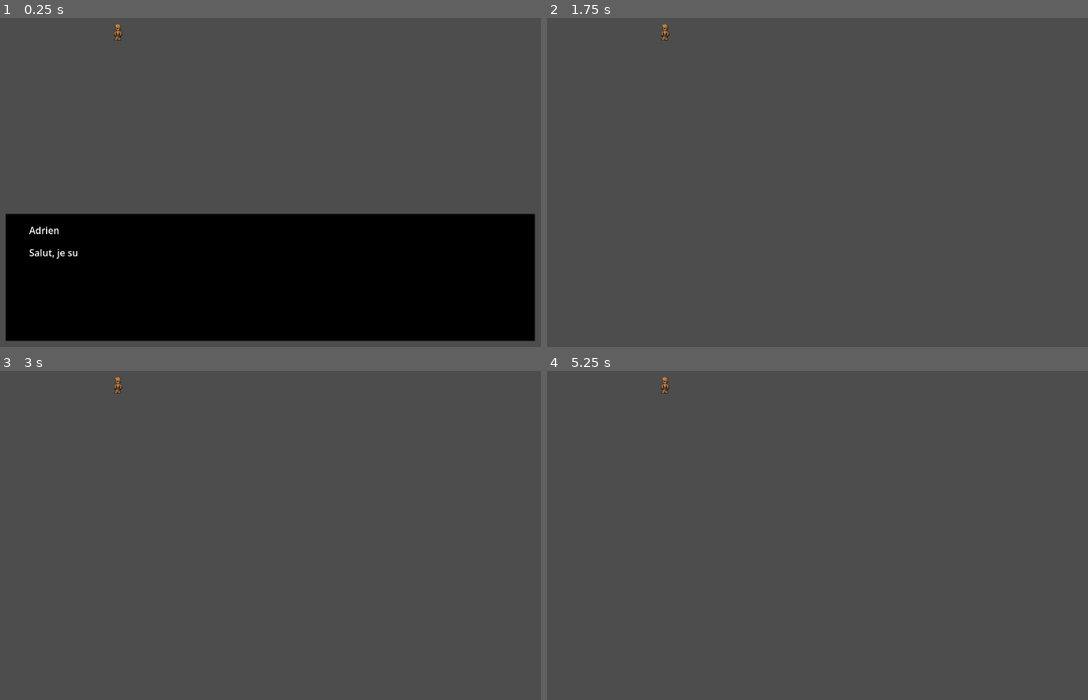
Above: before the commit, frames 1-4 (two rows, left to right).
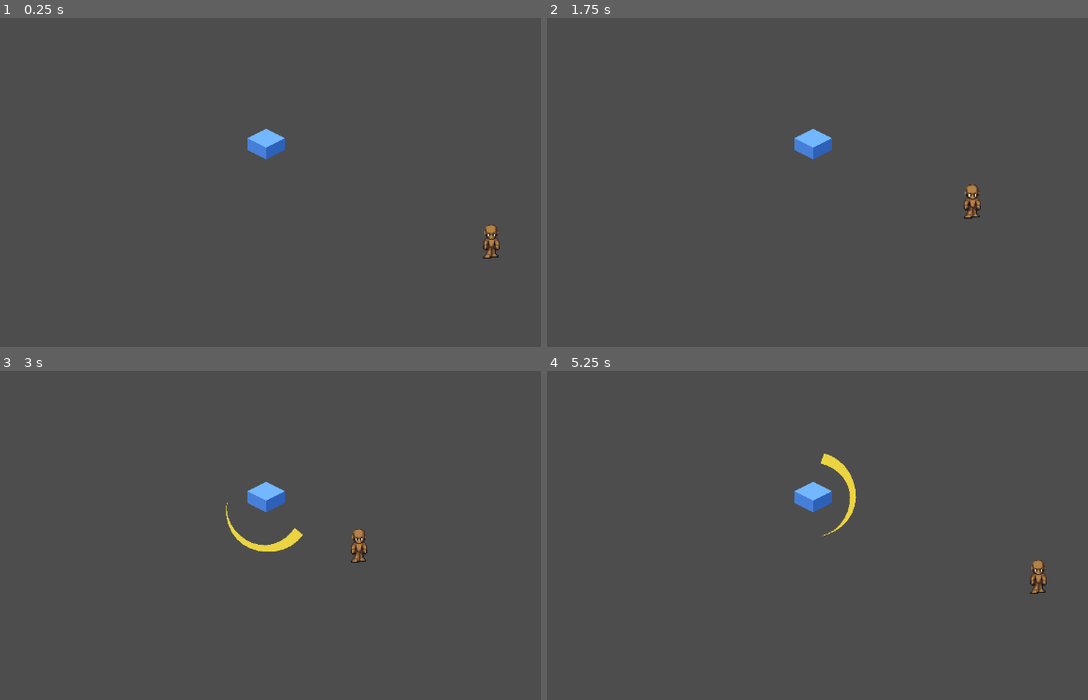
Above: after the commit, the same moments.

Repository: NoeRoberties/Odomat
Game: Godot game, scene res://test_map.tscn
Same seed, same stepped clock (60 frames per second), same inputs: the game is played once before the commit and once after it. This scene is started directly instead of the project's main scene.
Inputs (mouse positions are in pixels of both pictures, inside the frame that each line leads up to):
- Up to frame 1 (0.25 s): no input
- Up to frame 2 (1.75 s): tap Enter at 0.5 s; move the mouse to (979, 129) at 0.52 s; hold Right (ui_right) 0.53-1.28 s; hold Space (interact_npc, bound only after the commit) 0.53-1.28 s; click (979, 129) at 0.67 s; move the mouse to (666, 172) at 1.27 s; hold Down (ui_down) from 1.28 s (still down); tap Space (interact_npc, bound only after the commit) at 1.35 s
- Up to frame 3 (3 s): move the mouse to (346, 410) at 2.02 s; release Down (ui_down) at 2.03 s; hold Right (ui_right) 2.03-2.78 s; hold Space (interact_npc, bound only after the commit) 2.03-2.78 s; move the mouse to (232, 588) at 2.77 s; hold Up (ui_up) from 2.78 s (still down); tap Space (interact_npc, bound only after the commit) at 2.85 s; click (232, 588) at 2.92 s
- Up to frame 4 (5.25 s): move the mouse to (1039, 568) at 3.52 s; release Up (ui_up) at 3.53 s; hold Space (interact_npc, bound only after the commit) 3.53-4.28 s; hold Left (ui_left) 3.53-5.03 s; move the mouse to (590, 440) at 4.27 s; tap Space (interact_npc, bound only after the commit) at 4.35 s; move the mouse to (855, 502) at 5.02 s; hold Down (ui_down) from 5.03 s (still down); hold Space (interact_npc, bound only after the commit) from 5.03 s (still down); click (855, 502) at 5.17 s

The runs differ from the first frame. In frame 1, 39% of the frame differs, in the area x 1-99%, y 1-99%; in frame 2, 0.8%; in frame 3, 1.1%; in frame 4, 1.1%.

Commit message:
[ADD] Interaction with NPC and the player using a specific input

Diff:
--- a/godot-project/odomat/Scenes/DialogBox.tscn
+++ b/godot-project/odomat/Scenes/DialogBox.tscn
@@ -6,32 +6,26 @@
 [sub_resource type="StyleBoxFlat" id="StyleBoxFlat_n86jm"]
 bg_color = Color(0, 0, 0, 1)
 
-[node name="DialogBox" type="Control" unique_id=1687498643]
-layout_mode = 3
-anchor_left = 0.15
-anchor_top = 0.65
-anchor_right = 0.85
-anchor_bottom = 0.95
-offset_right = 4.0
-grow_horizontal = 2
-grow_vertical = 2
+[node name="DialogBox" type="CanvasLayer" unique_id=1416391869]
 script = ExtResource("1_s5i88")
 
 [node name="Panel" type="Panel" parent="." unique_id=210123295]
-layout_mode = 1
 anchors_preset = 15
 anchor_right = 1.0
 anchor_bottom = 1.0
+offset_left = 190.0
+offset_top = 475.0
+offset_right = -190.0
+offset_bottom = -29.0
 grow_horizontal = 2
 grow_vertical = 2
 theme_override_styles/panel = SubResource("StyleBoxFlat_n86jm")
 
 [node name="VBoxContainer" type="VBoxContainer" parent="." unique_id=506256218]
-layout_mode = 0
-offset_left = 40.0
-offset_top = 16.0
-offset_right = 860.0
-offset_bottom = 200.0
+offset_left = 230.0
+offset_top = 490.0
+offset_right = 1050.0
+offset_bottom = 674.0
 theme_override_constants/separation = 15
 
 [node name="Speaker" type="Label" parent="VBoxContainer" unique_id=649202605]
@@ -49,7 +43,7 @@
 
 [node name="ContinueIndicator" parent="." unique_id=1482587934 instance=ExtResource("2_wtqhb")]
 unique_name_in_owner = true
-position = Vector2(800, 184)
+position = Vector2(1000, 650)
 scale = Vector2(0.3, 0.3)
 
 [connection signal="timeout" from="SpeakTimer" to="." method="_on_speak_timer_timeout"]
--- a/godot-project/odomat/Scenes/NPC.tscn
+++ b/godot-project/odomat/Scenes/NPC.tscn
@@ -3,11 +3,11 @@
 [ext_resource type="Script" uid="uid://b5nwjyhhw58yu" path="res://Scripts/npc.gd" id="1_fo5tq"]
 
 [sub_resource type="RectangleShape2D" id="RectangleShape2D_b0k6i"]
-size = Vector2(32, 64)
+size = Vector2(24, 32)
 
 [sub_resource type="SpriteFrames" id="SpriteFrames_acqhf"]
 
-[node name="NPC" type="CharacterBody2D" unique_id=714362369 groups=["npc"]]
+[node name="NPC" type="CharacterBody2D" unique_id=714362369]
 script = ExtResource("1_fo5tq")
 
 [node name="CollisionShape2D" type="CollisionShape2D" parent="." unique_id=1404711380]
--- a/godot-project/odomat/Scenes/Player.tscn
+++ b/godot-project/odomat/Scenes/Player.tscn
@@ -2,15 +2,21 @@
 
 [ext_resource type="Script" uid="uid://dr1o5ln1mumox" path="res://Scripts/player.gd" id="1_player_script"]
 
-[sub_resource type="CircleShape2D" id="CircleShape2D_a1b2c3"]
-radius = 12.0
+[sub_resource type="RectangleShape2D" id="RectangleShape2D_rpqav"]
+size = Vector2(63, 52)
+
+[sub_resource type="RectangleShape2D" id="RectangleShape2D_kyqiw"]
+size = Vector2(58.5, 44.5)
 
 [node name="Player" type="CharacterBody2D" unique_id=979638911]
 motion_mode = 1
 script = ExtResource("1_player_script")
 
-[node name="CollisionShape2D" type="CollisionShape2D" parent="." unique_id=1940755092]
-shape = SubResource("CircleShape2D_a1b2c3")
+[node name="Hitbox" type="Area2D" parent="." unique_id=1335718208]
+
+[node name="CollisionShape2D" type="CollisionShape2D" parent="Hitbox" unique_id=1940755092]
+position = Vector2(0, -10)
+shape = SubResource("RectangleShape2D_rpqav")
 
 [node name="Visual" type="Node2D" parent="." unique_id=1037018680]
 
@@ -28,3 +34,10 @@
 
 [node name="Camera2D" type="Camera2D" parent="." unique_id=1602098945]
 position = Vector2(5, 1)
+
+[node name="Collider" type="CollisionShape2D" parent="." unique_id=618857043]
+position = Vector2(0, -10)
+shape = SubResource("RectangleShape2D_kyqiw")
+
+[connection signal="body_entered" from="Hitbox" to="." method="_on_hitbox_body_entered"]
+[connection signal="body_exited" from="Hitbox" to="." method="_on_hitbox_body_exited"]
--- a/godot-project/odomat/Scripts/dialog_box.gd
+++ b/godot-project/odomat/Scripts/dialog_box.gd
@@ -1,4 +1,4 @@
-extends Control
+extends CanvasLayer
 
 @export var _dialogues: Array[String] = [
 	"This is a very long text just to see if the text is printing just as I wish. There is nothing very interesting to see here so please continue your way.",
@@ -16,9 +16,11 @@
 	_current_replica = _dialogues[_dialogues_index]
 	%SpeakTimer.start()
 
+
 func _input(event: InputEvent) -> void:
 	if event is InputEventKey and event.is_pressed():
 		_continue_dialogue()
+
 
 func _continue_dialogue() -> void:
 	if _replica_length != _current_replica.length():
--- a/godot-project/odomat/Scripts/npc.gd
+++ b/godot-project/odomat/Scripts/npc.gd
@@ -1,4 +1,5 @@
 extends CharacterBody2D
+class_name NPC
 
 @export var _dialogues: Array[String]
 @export var _sprite_frames: SpriteFrames
@@ -8,7 +9,6 @@
 
 func _ready() -> void:
 	%AnimatedSprite2D.sprite_frames = _sprite_frames
-	_launch_dialogue()
 
 
 func _launch_dialogue() -> void:
--- a/godot-project/odomat/Scripts/player.gd
+++ b/godot-project/odomat/Scripts/player.gd
@@ -19,6 +19,7 @@
 const SwooshScript := preload("res://Scripts/swoosh.gd")
 
 var _cooldown_remaining: float = 0.0
+var _npc_to_interact: NPC = null
 
 
 func _process(delta: float) -> void:
@@ -43,6 +44,10 @@
 		if _cooldown_remaining <= 0.0:
 			_cooldown_remaining = ATTACK_COOLDOWN
 			_do_attack()
+
+	if event.is_action_pressed("interact_npc") and _npc_to_interact != null:
+		_npc_to_interact._launch_dialogue()
+
 
 
 func _do_attack() -> void:
@@ -71,3 +76,12 @@
 	get_parent().add_child(swoosh)
 	swoosh.global_position = global_position
 	swoosh.play(attack_dir)
+
+func _on_hitbox_body_entered(body: Node2D) -> void:
+	if body is NPC:
+		_npc_to_interact = body
+
+
+func _on_hitbox_body_exited(body: Node2D) -> void:
+	if body == _npc_to_interact:
+		_npc_to_interact = null
--- a/godot-project/odomat/project.godot
+++ b/godot-project/odomat/project.godot
@@ -19,10 +19,6 @@
 
 window/size/viewport_width=1280
 window/size/viewport_height=720
-
-[global_group]
-
-npc=""
 
 [input]
 
@@ -58,6 +54,11 @@
 , Object(InputEventKey,"resource_local_to_scene":false,"resource_name":"","device":-1,"window_id":0,"alt_pressed":false …(183 unchanged characters)…
 ]
 }
+interact_npc={
+"deadzone": 0.2,
+"events": [Object(InputEventKey,"resource_local_to_scene":false,"resource_name":"","device":-1,"window_id":0,"alt_pressed":false,"shift_pressed":false,"ctrl_pressed":false,"meta_pressed":false,"pressed":false,"keycode":0,"physical_keycode":32,"key_label":0,"unicode":32,"location":0,"echo":false,"script":null)
+]
+}
 
 [physics]
 
--- a/godot-project/odomat/test_map.tscn
+++ b/godot-project/odomat/test_map.tscn
@@ -2,6 +2,7 @@
 
 [ext_resource type="PackedScene" uid="uid://dtqm6mc60fbp6" path="res://Scenes/NPC.tscn" id="1_s02eq"]
 [ext_resource type="Texture2D" uid="uid://btxhhnlug66wo" path="res://Assets/black_npc.png" id="2_t8dge"]
+[ext_resource type="PackedScene" uid="uid://b8lbay3r2x1m" path="res://Scenes/Player.tscn" id="3_s02eq"]
 
 [sub_resource type="AtlasTexture" id="AtlasTexture_r0pc2"]
 atlas = ExtResource("2_t8dge")
@@ -20,8 +21,13 @@
 
 [node name="TestMap" type="Node2D" unique_id=1339461984]
 
+[node name="UI" type="CanvasLayer" parent="." unique_id=1809834990]
+
 [node name="NPC" parent="." unique_id=714362369 instance=ExtResource("1_s02eq")]
 position = Vector2(383, 161)
+scale = Vector2(2, 2)
 _dialogues = Array[String](["Salut, je suis Adrien. Je suis un prototype de PNJ.", "Si tout ce passe bien cela veut dire qu'on est pas trop mal dans le développement."])
 _sprite_frames = SubResource("SpriteFrames_ssfg1")
 _name = "Adrien"
+
+[node name="Player" parent="." unique_id=979638911 instance=ExtResource("3_s02eq")]
